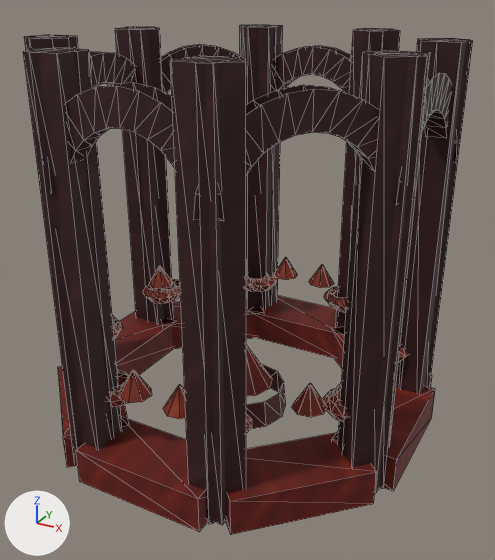
Two versions of the glTF model app/src/main/assets/fire_environment.gltf, one commit apart.
One viewpoint serves both versions: a 50 mm lens placed at (4.09, -7.3, 2.93), pointed at (0.15, -0.14, -0.65). Lighting does not change. The marker at lower left points along +X, +Y and +Z. The first picture is the older version. Mesh edges are drawn as thin lines. Where no turn or scale is listed for an object, it has been applied to the vertices.

Objects in the first picture: 'Centerpiece', 'Decoration 1', 'Decoration 2', 'Decoration 3', 'Decoration 4', 'Decoration 5', 'Decoration 6', 'Structural bay 1', 'Structural bay 2', 'Structural bay 3', 'Structural bay 4', 'Structural bay 5', 'Structural bay 6', 'Structural bay 7', 'Structural bay 8'.
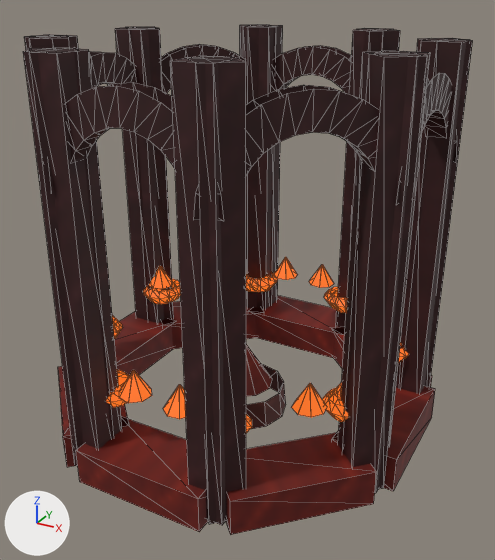
Commit message: assets: authored emissive glTF material accents for fire_environment.gltf

What changed in the scene script:
```text
Change mat_highlight:
    where n0 = _N.new('ShaderNodeBsdfPrincipled'); n0.name = 'Principled BSDF'
    add n0.inputs[27].default_value = (0.85, 0.16, 0.015, 1.0)  # 'Emission Color', orange #ed6f21
    add n0.inputs[28].default_value = 1.0  # 'Emission Strength'
```

What differs and where, as boxes (x1, y1, x2, y2) in the pictures (495 x 560 px):
'Structural bay 6', recoloured, surface changed
    both: (242, 267, 399, 477)
'Structural bay 5', recoloured, surface changed
    both: (90, 277, 190, 489)
'Structural bay 7', recoloured, surface changed
    both: (329, 339, 412, 454)
'Structural bay 1', recoloured, surface changed
    both: (246, 252, 348, 335)
'Structural bay 3', recoloured, surface changed
    both: (113, 262, 177, 375)
'Structural bay 2', recoloured, surface changed
    both: (145, 252, 273, 326)
'Structural bay 8', recoloured, surface changed
    both: (332, 290, 407, 365)
'Decoration 4', recoloured, surface changed (lighter)
    both: (163, 383, 327, 419)
'Decoration 3', recoloured, surface changed (lighter)
    both: (119, 370, 152, 403)
'Decoration 2', recoloured, surface changed
    both: (112, 266, 173, 322)
'Decoration 6', recoloured, surface changed (lighter)
    both: (309, 264, 334, 288)
'Decoration 1', recoloured, surface changed (lighter)
    both: (274, 257, 297, 280)
'Decoration 5', recoloured, surface changed
    both: (337, 343, 402, 396)
